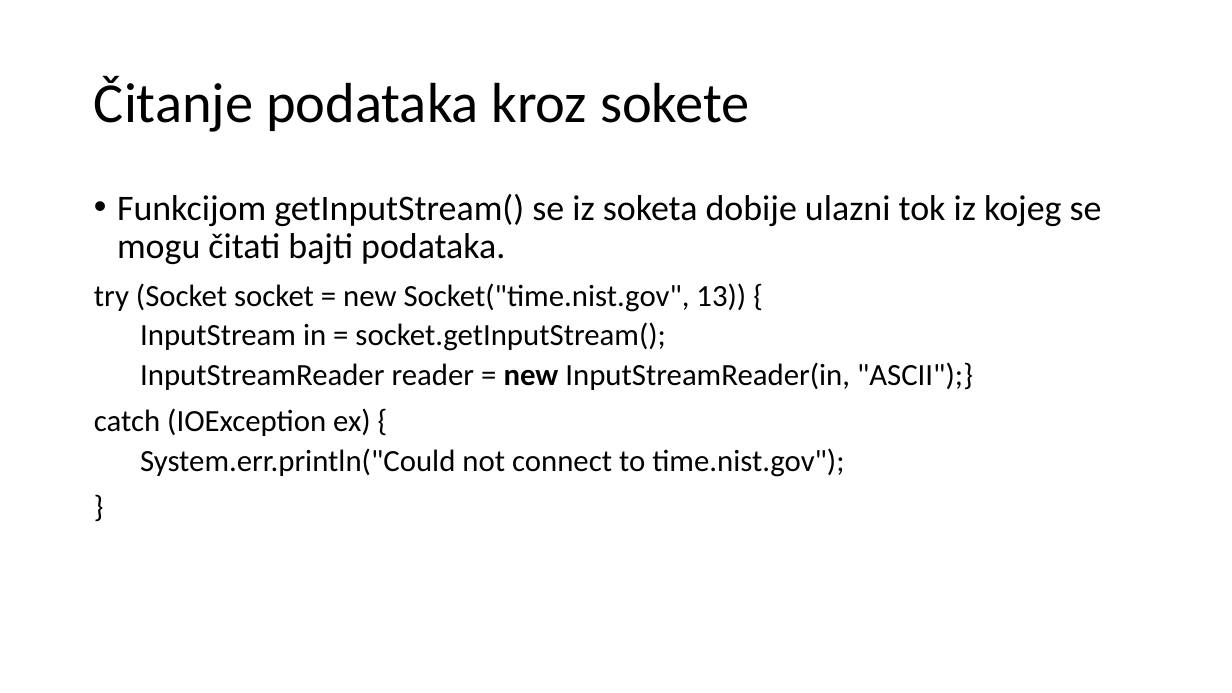
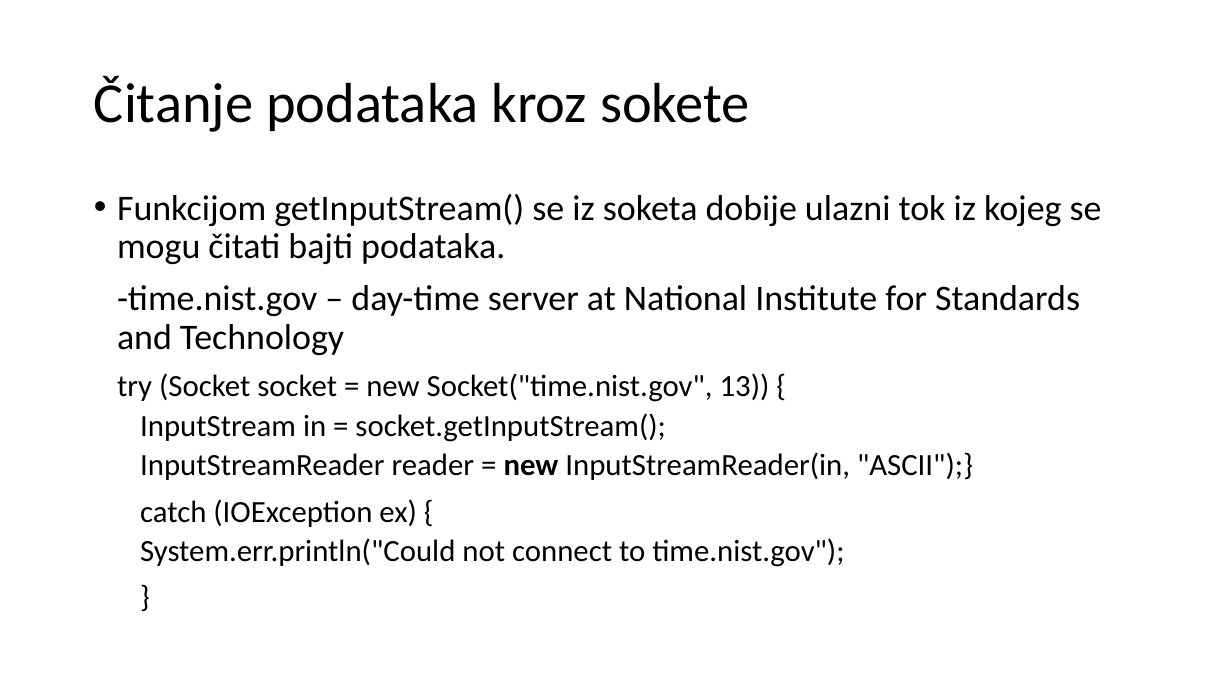
Before and after one commit to nnMan1/racunarske_mreze, a slide deck: slide 57 of Materijali/MreznoProgramiranjeJava/Mrežno programiranje - Java.pptx. Drawn at 1232x693 pixels with LibreOffice and Linux fonts; fonts in the diff are those of the drawing. Boxes give left, top, right and bottom in pixels: in the first picture for what was removed or moved away, otherwise in the second. Text is boxed around its words. In the diff, an @@ line names an element or a change of style, - is before the commit and + after.

```diff
--- a/Materijali/MreznoProgramiranjeJava/Mrežno programiranje - Java.pptx
+++ b/Materijali/MreznoProgramiranjeJava/Mrežno programiranje - Java.pptx
@@ text at [117,285,1080,355]: paragraph added @@
+-time.nist.gov – day-time server at National Institute for Standards and Technology
@@ text at [117,373,770,527]: indent changed @@
```
Also in this commit, not shown: 95 other slides changed, 7 other files.
